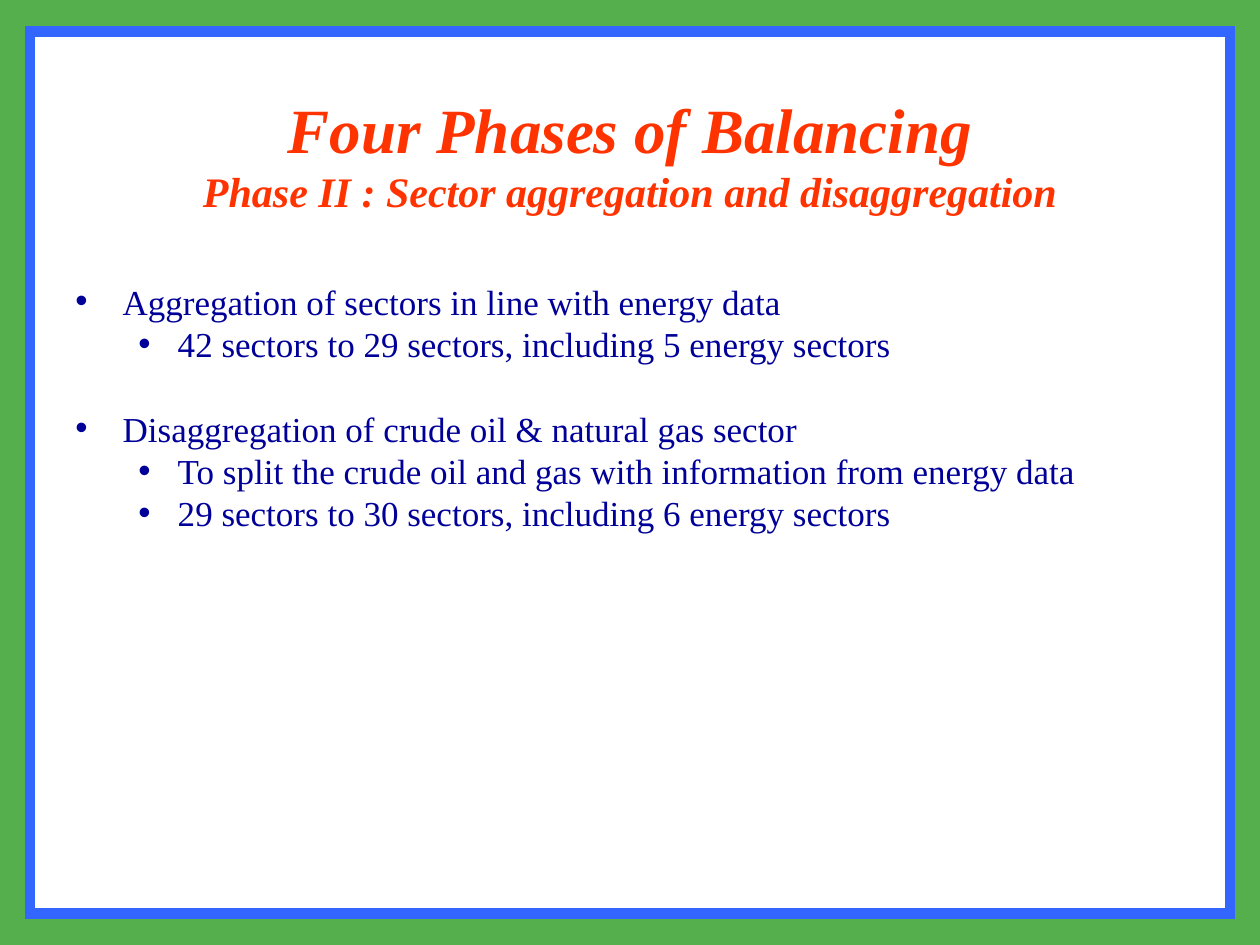
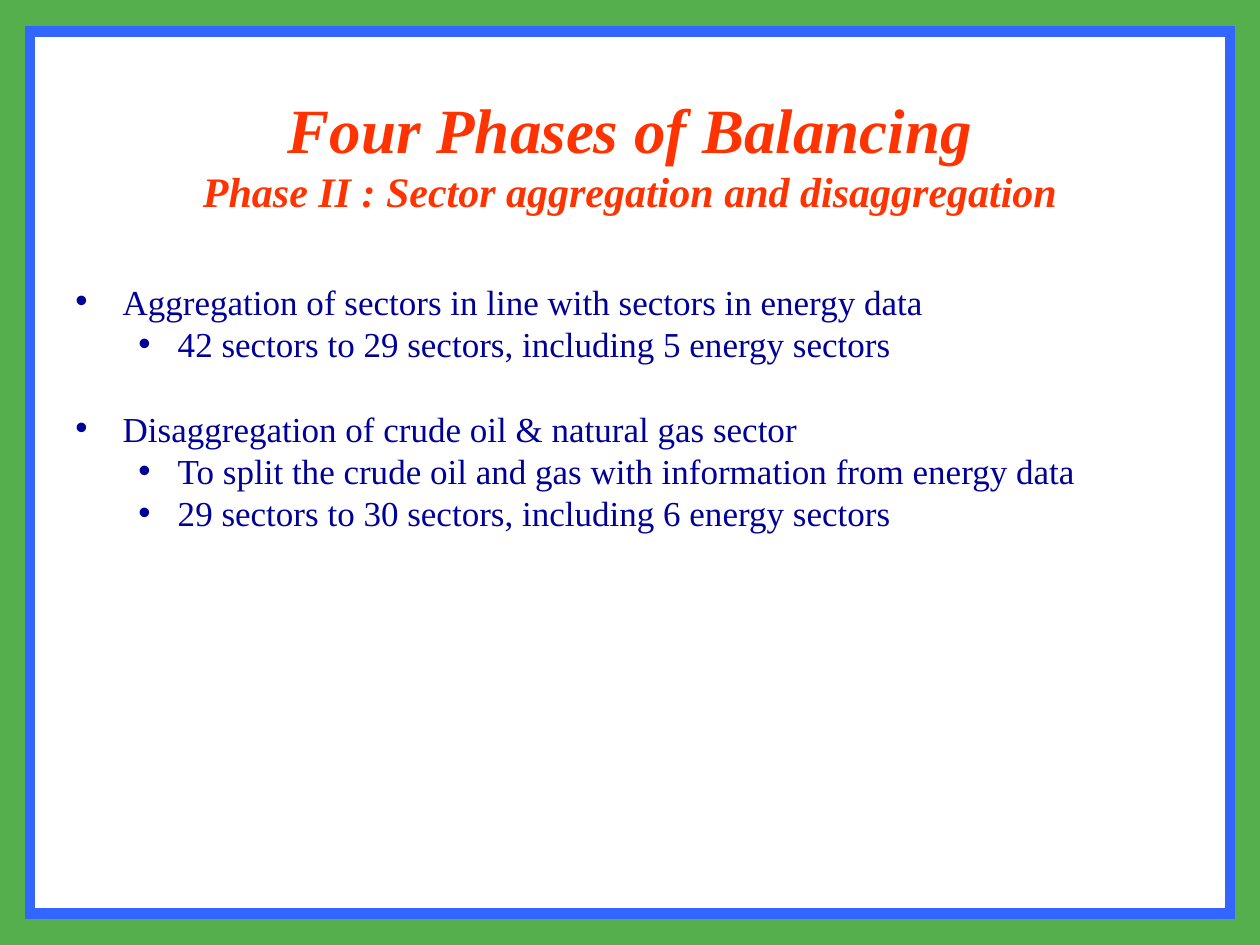
Before and after one commit to zhangda1021/data, a slide deck: slide 8 of data preparation.ppt. Drawn at 1260x945 pixels with LibreOffice and Linux fonts; fonts in the diff are those of the drawing. Boxes give left, top, right and bottom in pixels: in the first picture for what was removed or moved away, otherwise in the second. Text is boxed around its words. In the diff, an @@ line names an element or a change of style, - is before the commit and + after.

```diff
--- a/data preparation.ppt
+++ b/data preparation.ppt
@@ text at <box>123,290,922,322</box>: text changed @@
-• Aggregation of sectors in line with energy data
+• Aggregation of sectors in line with sectors in energy data
```
Also in this commit, not shown: 6 other slides changed, 21 other files.
